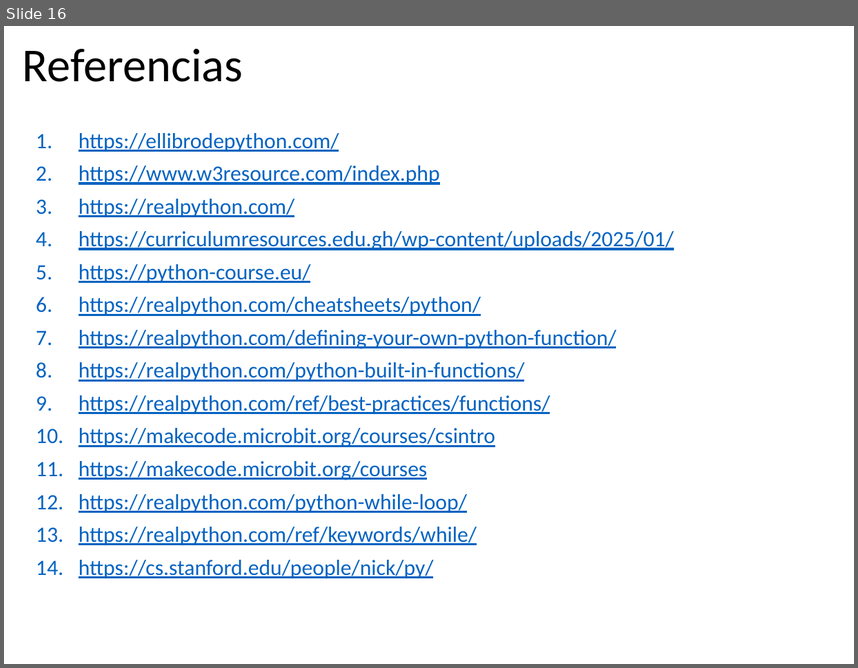
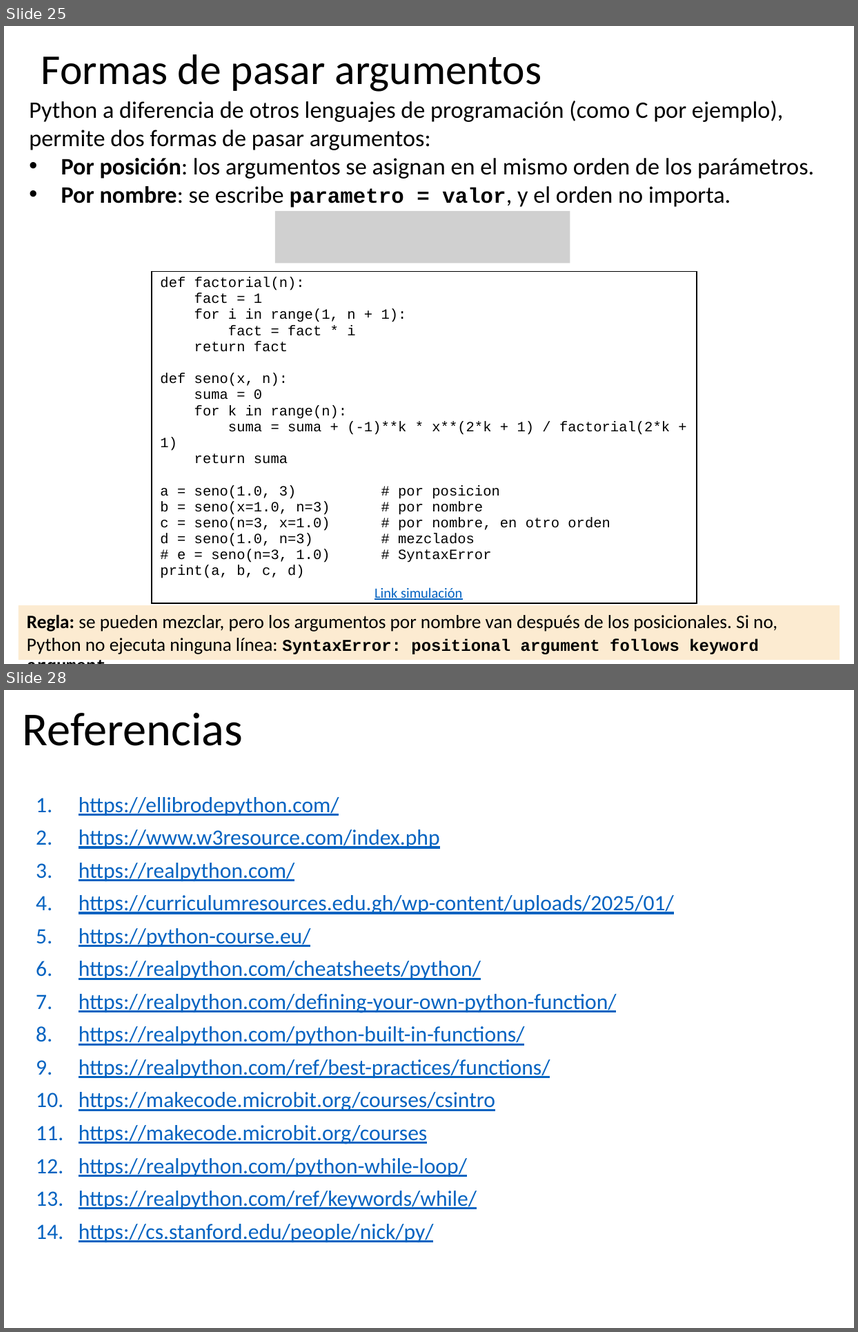
Before and after one commit to algoritmos-UdeA/logica1-20262, a slide deck: clases/10/teoria/clase-10.pptx. Shown one above the other, each under a label of ours: slide 16 before the commit, slides 25 and 28 after it; the slides between them are not shown. The pictures are 858x668 and 858x1332 pixels, drawn with LibreOffice and Linux fonts; fonts in the diff are those of the drawing; grey boxes stand for pictures. Boxes give left, top, right and bottom in pixels: in the first picture for what was removed or moved away, otherwise in the second. Text is boxed around its words. In the diff, an @@ line names an element or a change of style, - is before the commit and + after.

```diff
--- a/clases/10/teoria/clase-10.pptx
+++ b/clases/10/teoria/clase-10.pptx
@@ slide 25 added at (4,26,854,664), background #FFFFFF @@
@@ title added at (41,54,542,92), 36 pt, text #000000 @@
+Formas de pasar argumentos
@@ text added at (29,101,814,207), 20 pt, text #000000 @@
+Python a diferencia de otros lenguajes de programación (como C por ejemplo), permite dos formas de pasar argumentos:
+• Por posición: los argumentos se asignan en el mismo orden de los parámetros.
+• Por nombre: se escribe parametro = valor, y el orden no importa.
@@ picture added at (275,212,570,263) @@
@@ table added at (152,271,697,586), 1 rows, 1 columns @@
+def factorial(n): / fact = 1 / for i in range(1, n + 1): / fact = fact * i / return fact / def seno(x, n): / suma = 0 / for k in range(n): / suma = suma + (-1)**k * x**(2*k + 1) / factorial(2*k + 1) / return suma / a = seno(1.0, 3) # por posicion / b = seno(x=1.0, n=3) # por nombre / c = seno(n=3, x=1.0) # por nombre, en otro orden / d = seno(1.0, n=3) # mezclados / # e = seno(n=3, 1.0) # SyntaxError / print(a, b, c, d)
@@ rectangle added at (18,605,840,659), fill #FCEBD1, 16 pt, text #000000 @@
+Regla: se pueden mezclar, pero los argumentos por nombre van después de los posicionales. Si no, Python no ejecuta ninguna línea: SyntaxError: positional argument follows keyword argument.
@@ text added at (375,587,462,599), 12 pt, text #0563C1, underline @@
+Link simulación
@@ what was slide 16 is now slide 28 @@
```
Also in this commit, not shown: 2 slides changed, 11 other slides added, 10 other files.
